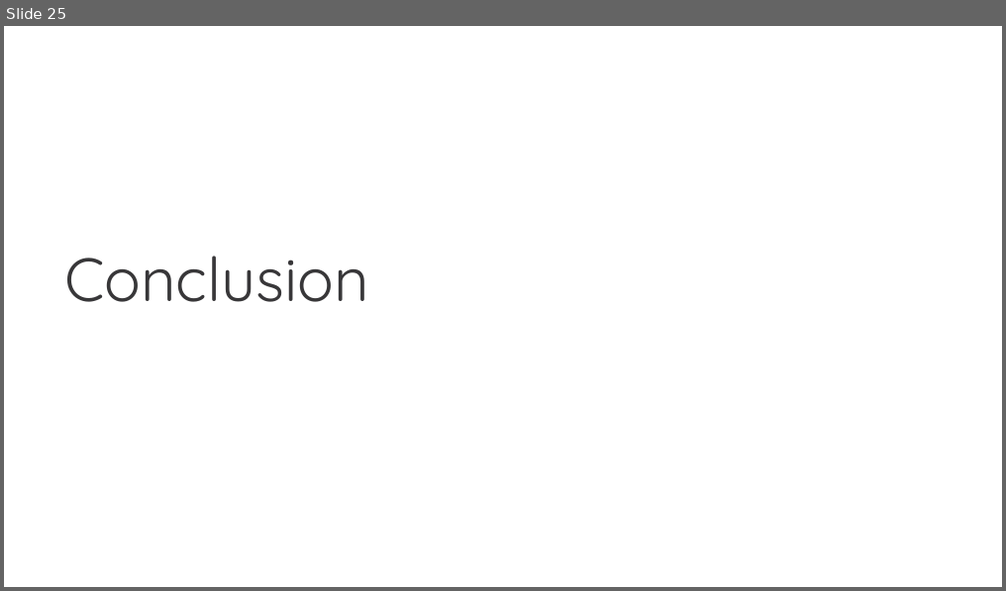
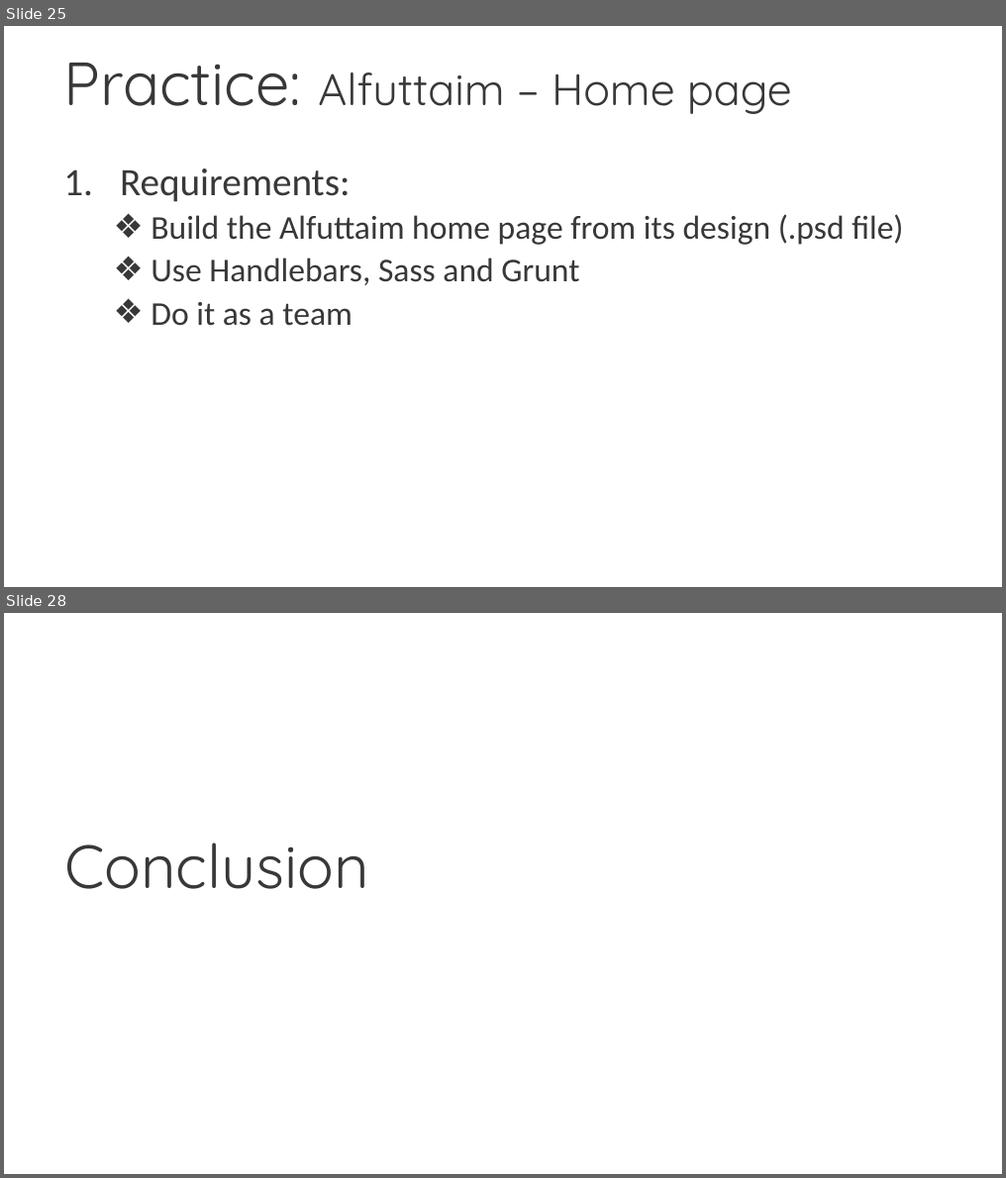
Before and after one commit to nam-tran-niteco/Wordpress-Demo, a slide deck: Wordpress Migration.pptx. Shown one above the other, each under a label of ours: slide 25 before the commit, slides 25 and 28 after it; the slides between them are not shown. The pictures are 1006x591 and 1006x1178 pixels, drawn with LibreOffice and Linux fonts; fonts in the diff are those of the drawing; background and template pictures are left out. Boxes give left, top, right and bottom in pixels: in the first picture for what was removed or moved away, otherwise in the second. Text is boxed around its words. In the diff, an @@ line names an element or a change of style, - is before the commit and + after.

Commit message:
Add Practice Project slides

```diff
--- a/Wordpress Migration.pptx
+++ b/Wordpress Migration.pptx
@@ slide 25 added at (4, 26, 1002, 587), background picture (left out) @@
@@ title added at (63, 63, 792, 114), 32 pt, text #383739 @@
+Practice: Alfuttaim – Home page
@@ text added at (120, 169, 903, 326), 24 pt, text #383739 @@
+1. Requirements:
+  ❖ Build the Alfuttaim home page from its design (.psd file)
+  ❖ Use Handlebars, Sass and Grunt
+  ❖ Do it as a team
@@ what was slide 25 is now slide 28 @@
```
Also in this commit, not shown: 2 other slides added.
